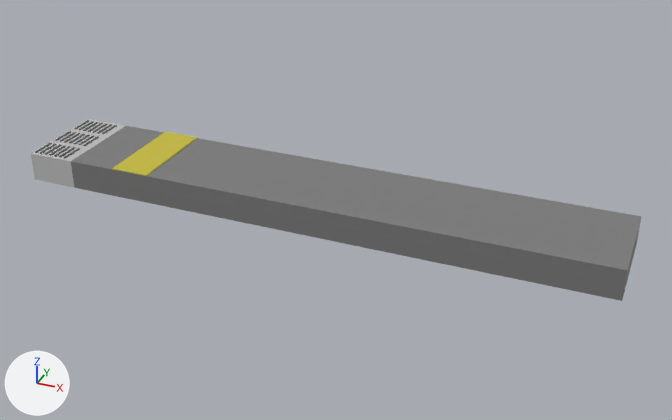
The Blender file U-Line/Structure/S12_platform.blend as it was, and as the next commit left it.
Rendered twice from a 50 mm camera at (7.78, -7.42, 5.14) aimed at (4.71, 0.02, 0.84). Every picture has the same lights, and +X, +Y and +Z are marked at lower left.
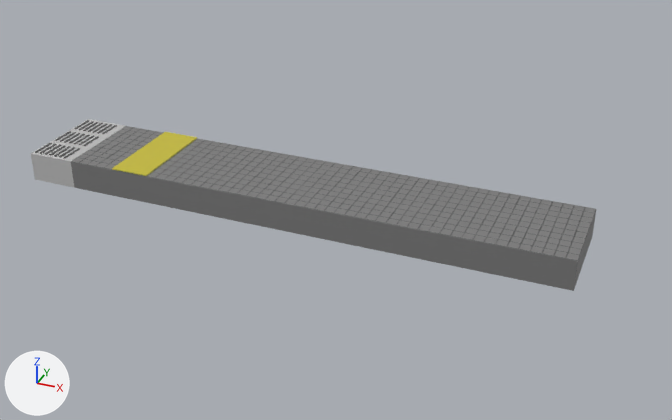
The change, as a list of edits to the scene's bpy script:
```text
Change me_cube_005:
    where me_cube_005.from_pydata(...)  # 8 vertices, 6 faces; spans x -0.25..5.25, y -0.5..0.5, z -0.15..0.15
    used by ob_cube_004; location = (2.25, 0.0, 0.95)
    verts and faces of me_cube_005; kept vertices keep their numbers, new ones are numbered from 8
    before: 0 (5.25, 0.5, 0.15) at pixel (641, 216), 1 (5.25, 0.5, -0.15) at pixel (636, 245), 2 (5.25, -0.5, 0.15) at pixel (627, 270), 3 (5.25, -0.5, -0.15) at pixel (622, 300), 4 (-0.25, 0.5, 0.15) at pixel (126, 125)
    before: 5 (-0.25, 0.5, -0.15), 6 (-0.25, -0.5, 0.15) at pixel (70, 161), 7 (-0.25, -0.5, -0.15) at pixel (74, 187)
    me_cube_005 part 1
    add delete_vertices([*range(0, 8)])  # with the faces that use them
    add verts[8] = (-0.05, 0.05, -0.15)
    add verts[9] = (-0.05, -0.05, -0.15)  # pixel (74, 187)
    add verts[10] = (-0.05, 0.05, 0.15)  # pixel (76, 157)
    add verts[11] = (-0.05, -0.05, 0.15)  # pixel (70, 161)
    add for new, old in zip([*range(12, 16)], [*range(8, 12)]): verts[new] = verts[old] + (0.1, 0.0, 0.0)
    add verts[16] = (0.04, 0.05, 0.15)  # pixel (83, 159)
    add verts[17] = (0.04, -0.04, 0.15)  # pixel (78, 162)
    add verts[18] = (-0.04, 0.05, 0.15)  # pixel (76, 157)
    add verts[19] = (-0.04, -0.04, 0.15)  # pixel (71, 161)
    add faces += [(9, 13, 15, 11), (8, 9, 11, 10), (8, 12, 13, 9), (16, 18, 19, 17), (12, 14, 15, 13), (8, 10, 14, 12)]  # mat_material (grey #7c7c7c)
    add faces += [(11, 15, 17, 19), (14, 16, 17, 15), (10, 11, 19, 18), (10, 18, 16, 14)]  # mat_black (dark grey #5f5f5f)
    add me_cube_005.materials.append(mat_black)  # dark grey #595959
Change ob_cube_004:
    ob_cube_004.location: (2.25, 0.0, 0.95) -> (2.05, -0.45, 0.95)
    add _m = ob_cube_004.modifiers.new('配列', 'ARRAY')
    add _m.fit_type = 'FIT_LENGTH'
    add _m.fit_length = 5.0
    add _m = ob_cube_004.modifiers.new('配列.001', 'ARRAY')
    add _m.count = 10
    add _m.relative_offset_displace = (0.0, 1.0, 0.0)
```

Location of each change, [x1, y1, x2, y2] in pixels of the pictures (672 x 420 px):
'Cube.004', reshaped, moved, modifiers changed (8% narrower): before [71, 126, 641, 301]; after [71, 126, 596, 291]
